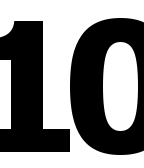
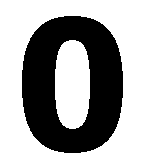
Layer changes from the first (144, 168) image to the second:
showed "0", painted on it over left=22, top=16, right=123, bottom=153
hid "10", painted on it over left=0, top=18, right=144, bottom=155
